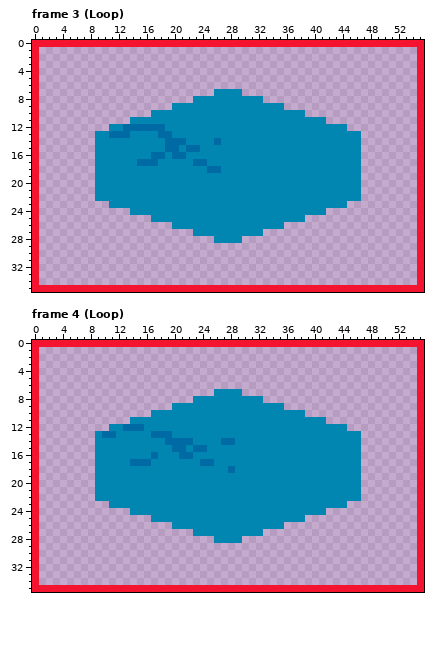
Pixel-art file -- graphics_work_files/tile art/water-underlay-sparse2.aseprite. Above, as it was before the edit.
56x36 pixels, 4 frames. Shown: frame 3 (Loop), frame 4 (Loop). The commit also changed other frames, which this record leaves out.
After the commit:
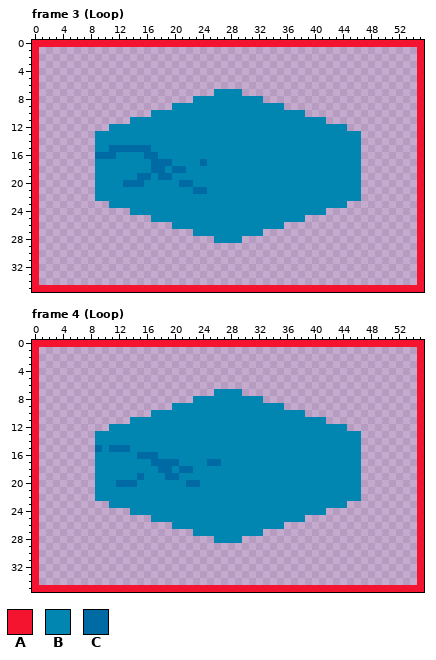
Palette (. is transparent): A #f4142f  B #0086b1  C #006aa4
Difference:
Frame 3 (Loop), layer "Layer 1":
y 12: x 13..18 CCCCCC -> BBBBBB
y 13: x 11..13 CCC -> BBB; x 18..19 CC -> BB
y 14: x 19..21 CCC -> BBB; x 26 C -> B
y 15: x 11..16 BBBBBB -> CCCCCC; x 19..20 CC -> BB; x 22..23 CC -> BB
y 16: x 9..11 BBB -> CCC; x 16 B -> C; x 18 C -> B; x 20..21 CC -> BB
y 17: x 15..16 CC -> BB; x 18..19 BB -> CC; x 23 C -> B
y 18: x 17..18 BB -> CC; x 20..21 BB -> CC; x 25..26 CC -> BB
y 19: x 15..16 BB -> CC; x 18..19 BB -> CC
y 20: x 13..15 BBB -> CCC; x 21..22 BB -> CC
y 21: x 23..24 BB -> CC
Frame 4 (Loop), layer "Layer 1":
y 12: x 13..15 CCC -> BBB
y 13: x 10..11 CC -> BB; x 17..19 CCC -> BBB
y 14: x 19..22 CCCC -> BBBB; x 27..28 CC -> BB
y 15: x 9 B -> C; x 11..13 BBB -> CCC; x 20..21 CC -> BB; x 23..24 CC -> BB
y 16: x 15..16 BB -> CC; x 21..22 CC -> BB
y 17: x 14..20 CCCBBBB -> BBBCCCC; x 24 C -> B; x 26 B -> C
y 18: x 18..19 BB -> CC; x 21..22 BB -> CC; x 28 C -> B
y 19: x 15 B -> C; x 19..20 BB -> CC
y 20: x 12..14 BBB -> CCC; x 22..23 BB -> CC
Pixel boxes of the changes (left, top, right, bottom) in both pictures:
changed: (95, 124, 221, 194)
changed: (95, 424, 235, 487)
